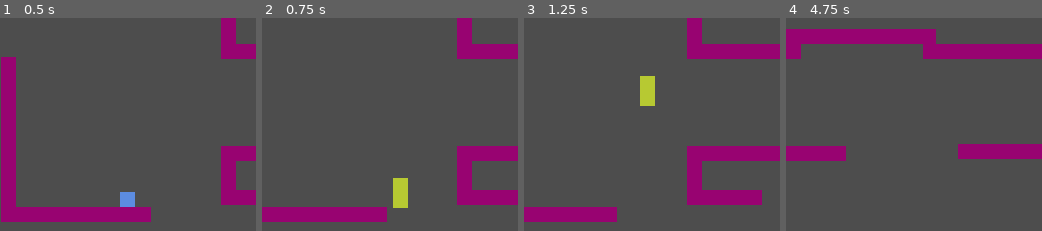
Above: before the commit, frames 1-4 (left to right).
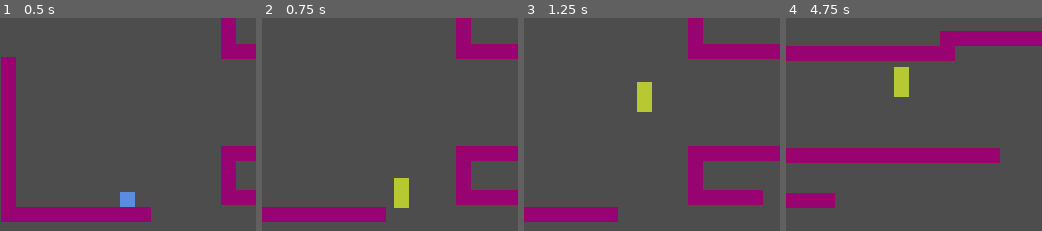
Above: after the commit, the same moments.

Repository: dirtOval/nes-platformer-2026
Game: Godot game, scene res://main.tscn
The game is run twice, just before and just after one commit, with the same random seed, the same clock (stepped at 60 frames per second) and the same inputs.
Inputs:
- Up to frame 1 (0.5 s): no input
- Up to frame 2 (0.75 s): tap Enter at 0.5 s; hold Right (right) from 0.53 s (still down); tap T (transform) at 0.6 s
- Up to frame 3 (1.25 s): keep holding Right (right); tap Z (jump) at 0.77, 0.8, 1.07 s
- Up to frame 4 (4.75 s): tap Z (jump) at 1.35, 1.52, 1.82, 2.3, 3.02, 3.32, 3.6, 3.77, 4.07, 4.52 s; tap T (transform) at 1.55, 2.1, 2.85, 4.35 s; release Right (right) at 2.03 s; hold Left (left) 2.03-2.78 s; hold Right (right) 2.78-4.28 s; hold Left (left) from 4.28 s (still down)

Frame 1 is identical in both runs. In frame 2, 0.4% of the frame differs, in the area x 48-83%, y 0-96%; in frame 3, 0.9%; in frame 4, 20%, in the area x 0-100%, y 5-90%.

Commit message:
added air friction reduction after apex of jump added input freeze timer after walljump

Diff:
--- a/player.gd
+++ b/player.gd
@@ -2,17 +2,20 @@
 
 
 @export var MAX_SPEED = 200.0
-@export var JUMP_VELOCITY = -400
+@export var JUMP_VELOCITY = -500
+@export var WALLJUMP_VELOCITY = -450
 @export var ACCELERATION = 1000
 @export var FRICTION = 1200
 @export var FALL_MODIFIER = 1.1
 @export var JUMP_CUT = 125
 @export var WALLSLIDE_SLOWDOWN = 0.85
-@export var AIR_FRICTION_DIVISOR = 3
+@export var WALLJUMP_INPUT_FREEZE = 0.1
+@export var AIR_FRICTION = 400
 
 
 var on_floor_ref: bool = true
 var human: bool = false
+var can_move: bool = true
 
 #physics process frame are fixed at 60/second
 @export var coyote_frames: int = 6
@@ -20,34 +23,50 @@
 var walljump_timer: int = 0
 
 func jump(x: float = 0) -> void:
+  #wall jump!
   if x != 0:
-    velocity.x = x * abs(JUMP_VELOCITY)
-    velocity.y = JUMP_VELOCITY
+    #disable player input for a few frames
+    can_move = false
+    velocity.x = x * abs(WALLJUMP_VELOCITY * 0.85)
+    velocity.y = WALLJUMP_VELOCITY
+    await get_tree().create_timer(WALLJUMP_INPUT_FREEZE).timeout
+    can_move = true
+  #regular ol jump
   else:
     velocity.y = JUMP_VELOCITY
 
 func morph() -> void:
   human = not human
-  print(human)
+  print("is human? " + str(human))
   var creature_sprite = $CreaturePolygon
   var human_sprite = $HumanPolygon
+  var collider = $CollisionShape2D
+  var rectangle = collider.shape
   if human:
     creature_sprite.hide()
     human_sprite.show()
+    rectangle.size.y = 40
+    collider.position.y = -10
   else:
     human_sprite.hide()
     creature_sprite.show()
+    rectangle.size.y = 20
+    collider.position.y = 0
 
 
 func _physics_process(delta: float) -> void:
 
   var direction := Input.get_axis("left", "right")
-  if direction:
-    #velocity.x = direction * MAX_SPEED
+  if direction and can_move:
     velocity.x = move_toward(velocity.x, direction * MAX_SPEED, ACCELERATION * delta)
   else:
     if not is_on_floor():
-      velocity.x = move_toward(velocity.x, 0, (FRICTION / AIR_FRICTION_DIVISOR) * delta)
+      #if we're rising in the jump we have less control of momentum, more while falling
+      if velocity.y >= 0:
+        velocity.x = move_toward(velocity.x, 0, AIR_FRICTION * delta)
+      else:
+        velocity.x = move_toward(velocity.x, 0, (AIR_FRICTION/2) * delta)
+
     else:
       velocity.x = move_toward(velocity.x, 0, FRICTION * delta)
 
@@ -63,13 +82,14 @@
 
   if Input.is_action_just_pressed("transform"):
     morph()
+
+
   # Handle jump.
-  if Input.is_action_just_pressed("jump"):
+  if Input.is_action_just_pressed("jump") and can_move:
     if is_on_floor() or coyote_timer > 0:
       jump()
     if is_on_wall() and not is_on_floor():
         var jump_vector = get_wall_normal()
-        print(jump_vector)
         jump(jump_vector.x)
   if Input.is_action_just_released("jump"):
     if velocity.y <= JUMP_VELOCITY / 3:
--- a/player.tscn
+++ b/player.tscn
@@ -6,14 +6,14 @@
 
 [node name="Player" type="CharacterBody2D" unique_id=780051216 groups=["player"]]
 collision_mask = 6
-safe_margin = 0.01
 script = ExtResource("1_4flbx")
-MAX_SPEED = 300.0
-JUMP_VELOCITY = -500
+MAX_SPEED = 325.0
 ACCELERATION = 3250
-FRICTION = 2400
-FALL_MODIFIER = 200.0
+FRICTION = 2250
+FALL_MODIFIER = 250.0
 WALLSLIDE_SLOWDOWN = 0.5
+WALLJUMP_INPUT_FREEZE = 0.08
+AIR_FRICTION = 600
 coyote_frames = 4
 
 [node name="CollisionShape2D" type="CollisionShape2D" parent="." unique_id=867029209]
